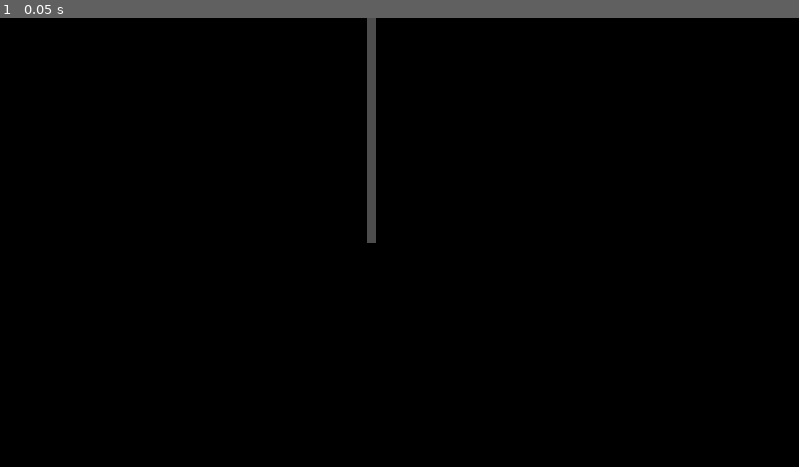
Above: before the commit, frame 1.
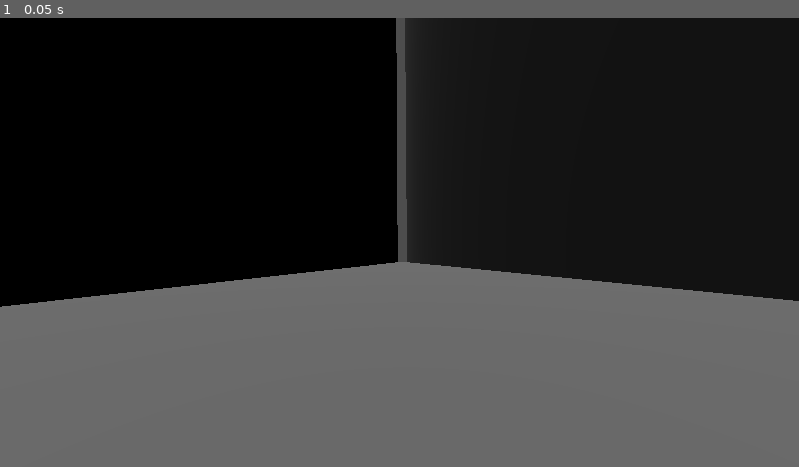
Above: after the commit, the same moment.

Repository: matvan99it/IL-GODOt
Game: Godot game, scene res://main.tscn
Two runs of this game, one before a commit and one after it. Both use one fixed random seed, a clock stepped at 60 frames per second and the inputs below.
Inputs:
- Up to frame 1 (0.05 s): no input

The runs differ from the first frame. In frame 1, 44% of the frame differs, in the area x 0-100%, y 0-100%.

Commit message:
LO PESCEH

Diff:
--- a/My3D/main.tscn
+++ b/My3D/main.tscn
@@ -1,4 +1,6 @@
-[gd_scene load_steps=5 format=3 uid="uid://ce0non4w541pe"]
+[gd_scene load_steps=6 format=3 uid="uid://ce0non4w541pe"]
+
+[ext_resource type="PackedScene" uid="uid://bswl3y6551aih" path="res://fish.tscn" id="1_tu1t8"]
 
 [sub_resource type="BoxShape3D" id="BoxShape3D_4icb2"]
 size = Vector3(60, 2, 2)
@@ -47,4 +49,10 @@
 [node name="XROrigin3D" type="XROrigin3D" parent="."]
 
 [node name="XRCamera3D" type="XRCamera3D" parent="XROrigin3D"]
-transform = Transform3D(-0.0946296, 0, -0.995513, 0, 1, 0, 0.995513, 0, -0.0946296, -30, 1.1, 0)
+transform = Transform3D(0.0097339, -0.0655327, -0.997803, -0.00623521, 0.997827, -0.0655951, 0.999933, 0.00686001, 0.00930414, -30, 1.1, 0)
+
+[node name="Fish" parent="." instance=ExtResource("1_tu1t8")]
+transform = Transform3D(-0.5, 0, -0.866025, 0, 1, 0, 0.866025, 0, -0.5, -27, 2, 3)
+
+[node name="DirectionalLight3D" type="DirectionalLight3D" parent="."]
+transform = Transform3D(0.451944, 0.184619, -0.872733, 0.822638, 0.292103, 0.487794, 0.344984, -0.938398, -0.0198606, -22.2868, 11.4778, 0)
